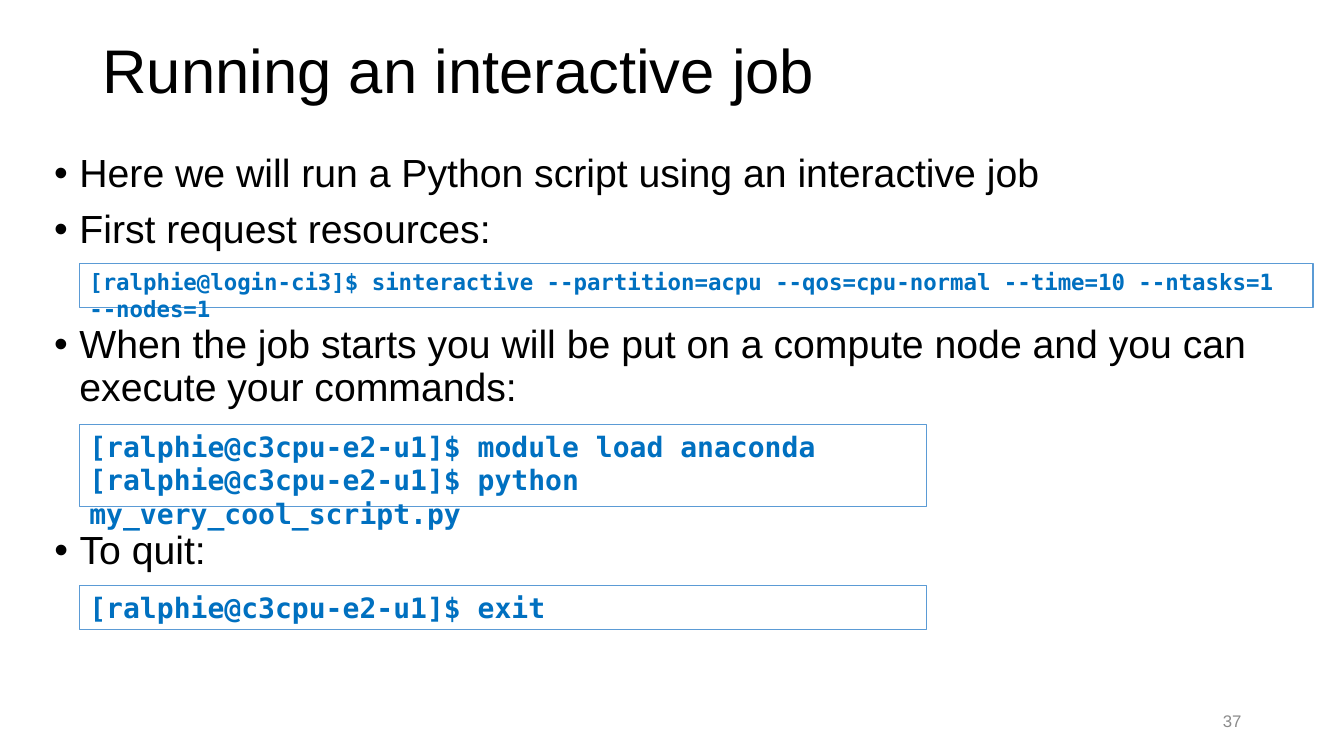
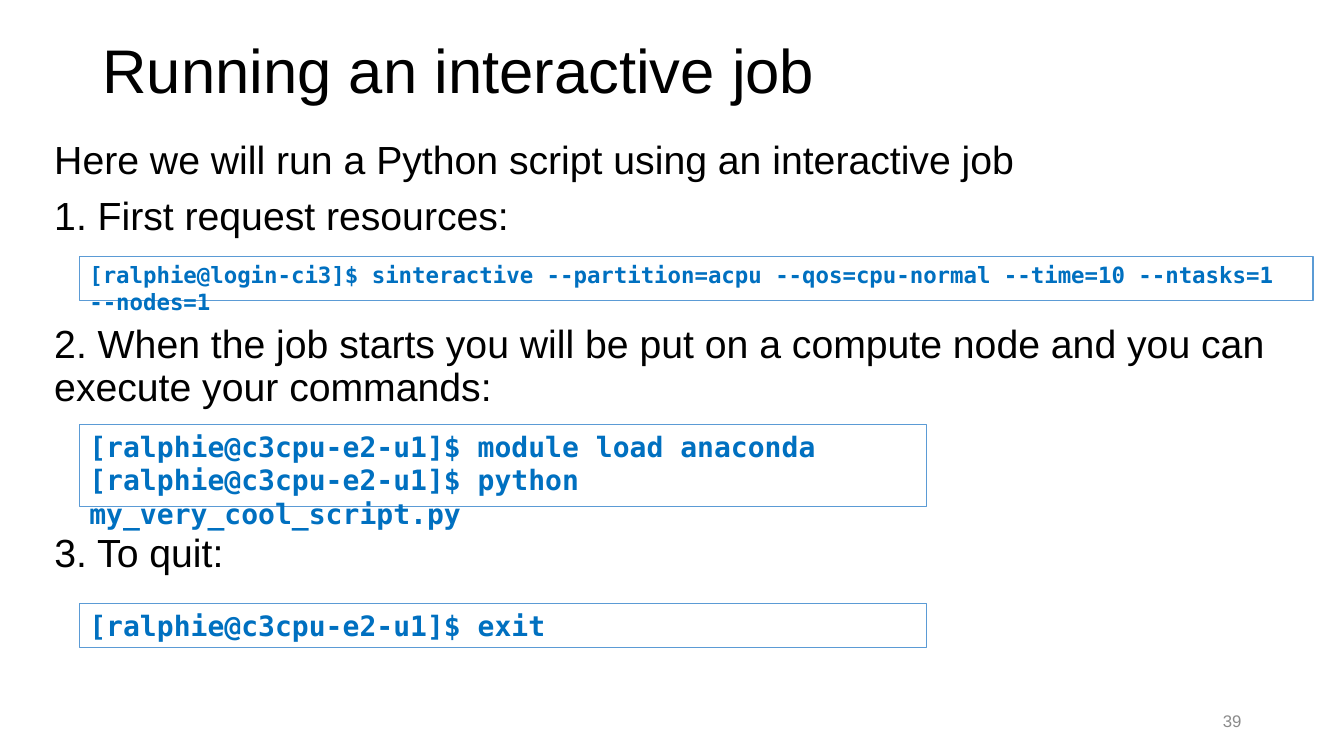
Before and after one commit to ResearchComputing/Getting_Started_With_Research_Computing, a slide deck: slide 39 of Command_Line_And_Job_Scheduling.pptx (slide 37 before the commit). Drawn at 1344x756 pixels with LibreOffice and Linux fonts; fonts in the diff are those of the drawing; background and template pictures are left out. Boxes give left, top, right and bottom in pixels: in the first picture for what was removed or moved away, otherwise in the second. Text is boxed around its words. In the diff, an @@ line names an element or a change of style, - is before the commit and + after.

```diff
--- a/Command_Line_And_Job_Scheduling.pptx
+++ b/Command_Line_And_Job_Scheduling.pptx
@@ text "Here we will run a ...": place and size @@
-text "Here we will run a ..." at <box>79,158,1039,251</box>
+text "Here we will run a ..." at <box>54,145,1014,238</box>
@@ text at <box>54,145,1014,182</box>: bullet • to none @@
@@ text at <box>54,201,509,238</box>: text changed @@
-• First request resources:
+1. First request resources:
@@ rectangle "[ralphie@login-ci3]$ sinteractive --partition=acpu --qos=cpu ...": place and size @@
-rectangle "[ralphie@login-ci3]$ sinteractive --partition=acpu --qos=cpu ..." at <box>80,263,1314,308</box>
+rectangle "[ralphie@login-ci3]$ sinteractive --partition=acpu --qos=cpu ..." at <box>80,256,1314,300</box>
@@ text at <box>54,329,1264,409</box>: text changed @@
-• When the job starts you will be put on a compute node and you can execute your commands:
+2. When the job starts you will be put on a compute node and you can execute your commands:
@@ text at <box>54,538,223,575</box>: text changed @@
-• To quit:
+3. To quit:
@@ rectangle "[ralphie@c3cpu-e2-u1]$ exit": place and size @@
-rectangle "[ralphie@c3cpu-e2-u1]$ exit" at <box>80,586,928,630</box>
+rectangle "[ralphie@c3cpu-e2-u1]$ exit" at <box>80,603,928,647</box>
@@ page number at <box>1223,715,1242,727</box>: text changed @@
-37
+39
```
Also in this commit, not shown: 17 other slides changed, 2 slides added, 1 other file.
